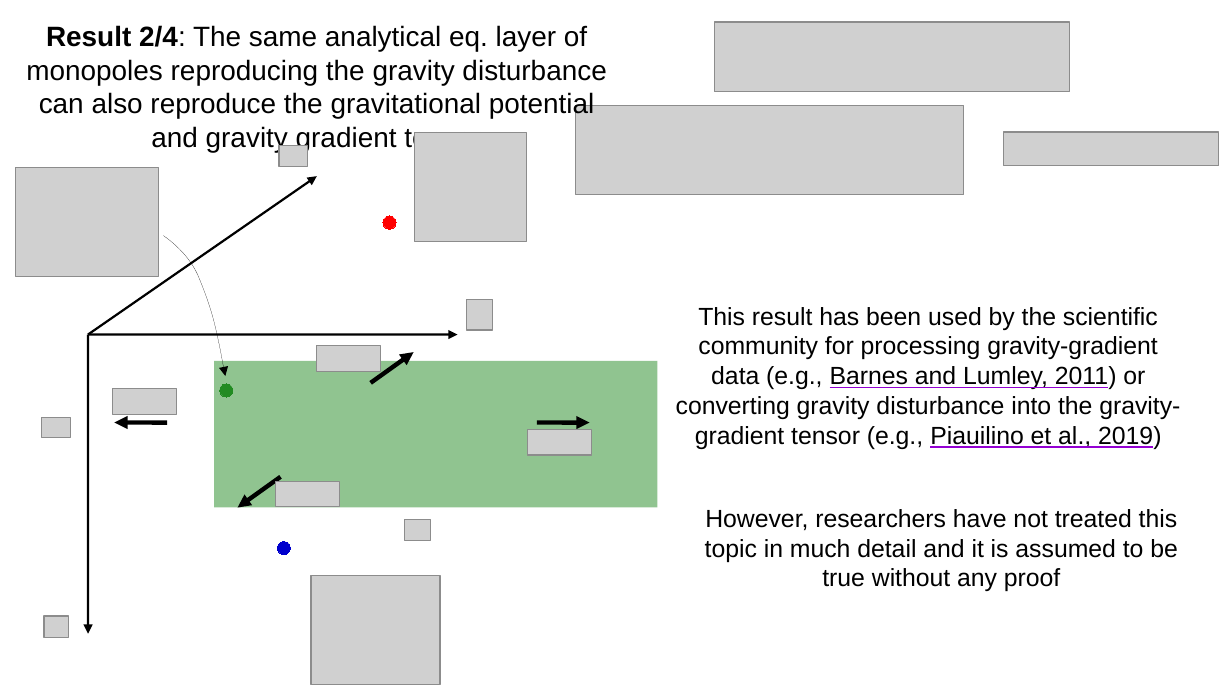
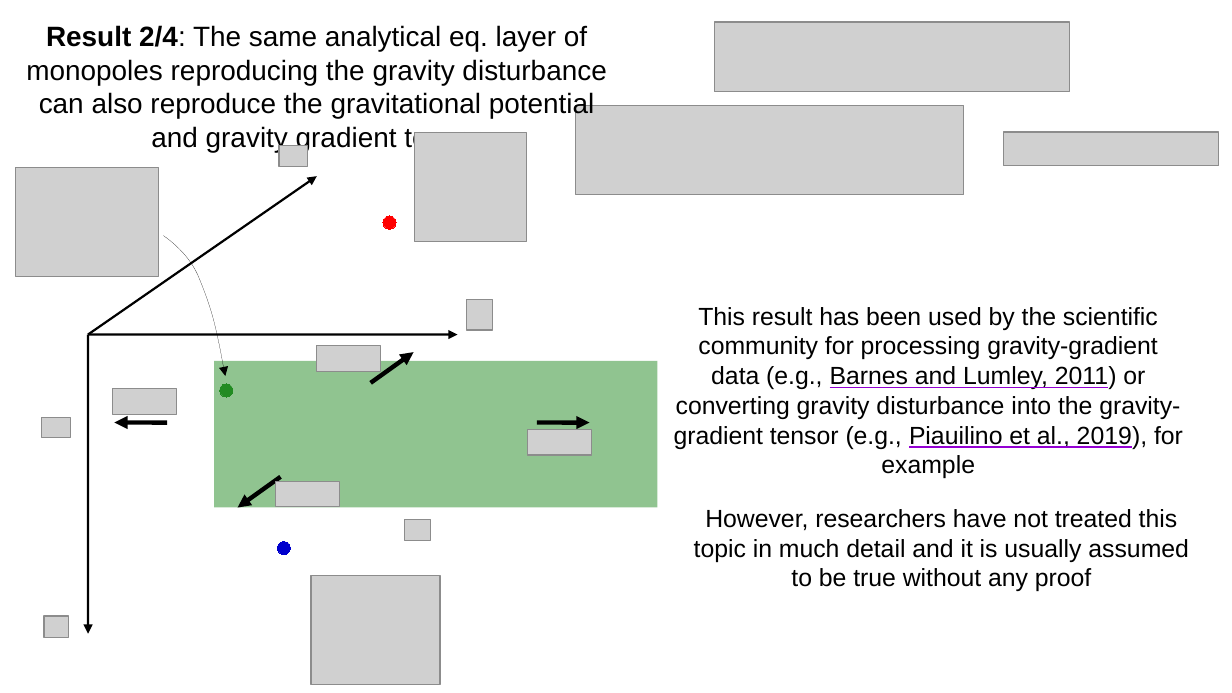
Before and after one commit to pinga-lab/EqL-overview-TU-Freiberg, a slide deck: slide 128 of TU-Freiberg-feb2022.odp. Drawn at 1232x693 pixels with LibreOffice and Linux fonts; fonts in the diff are those of the drawing; grey boxes stand for pictures. Boxes give left, top, right and bottom in pixels: in the first picture for what was removed or moved away, otherwise in the second. Text is boxed around its words. In the diff, an @@ line names an element or a change of style, - is before the commit and + after.

```diff
--- a/TU-Freiberg-feb2022.odp
+++ b/TU-Freiberg-feb2022.odp
@@ text at (x1=674, y1=307, x2=1183, y2=478): text changed @@
-This result has been used by the scientific community for processing gravity-gradient data (e.g., Barnes and Lumley, 2011) or converting gravity disturbance into the gravity-gradient tensor (e.g., Piauilino et al., 2019)
+This result has been used by the scientific community for processing gravity-gradient data (e.g., Barnes and Lumley, 2011) or converting gravity disturbance into the gravity-gradient tensor (e.g., Piauilino et al., 2019), for example
@@ text at (x1=694, y1=509, x2=1189, y2=591): text changed @@
-However, researchers have not treated this topic in much detail and it is assumed to be true without any proof
+However, researchers have not treated this topic in much detail and it is usually assumed to be true without any proof
```
Also in this commit, not shown: 3 other slides changed, 3 other files.
